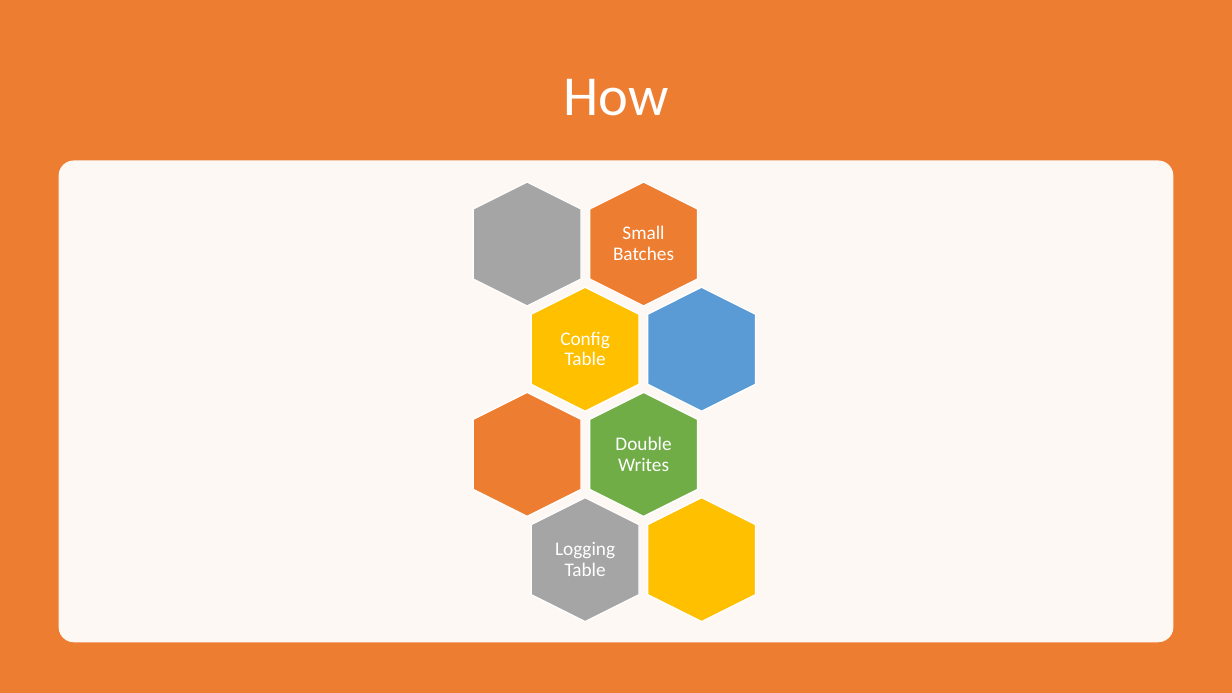
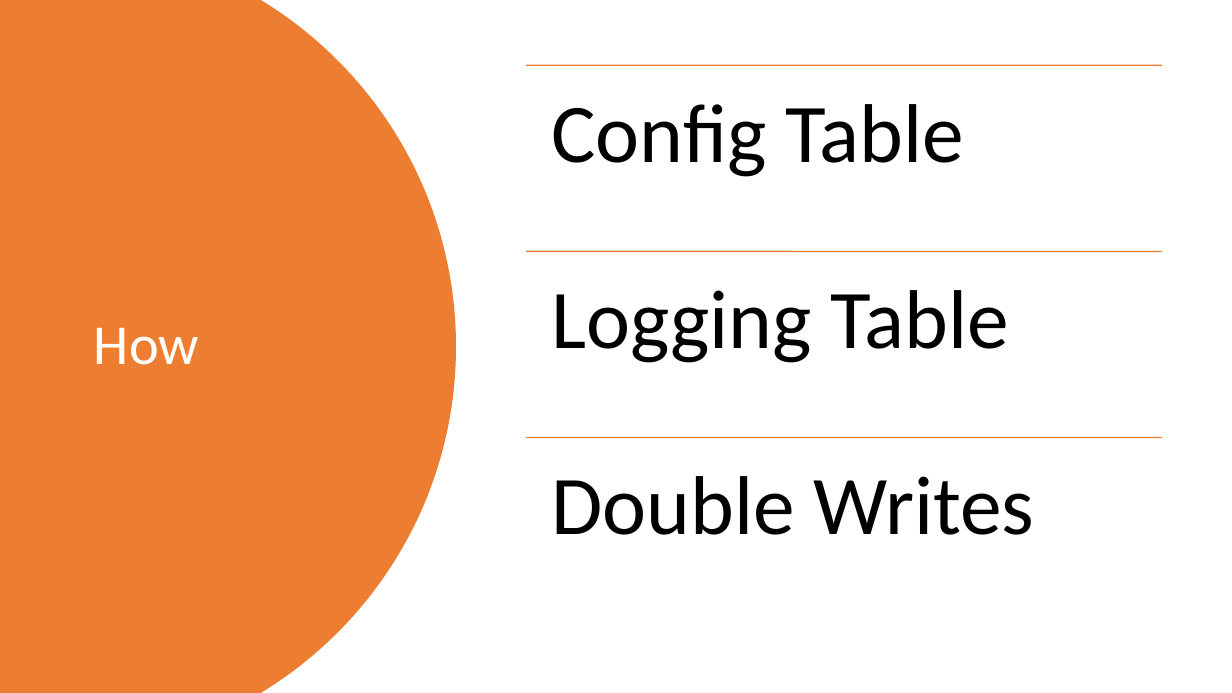
Before and after one commit to matt-gantz/online-migrations-demo, a slide deck: slide 6 of Zero-Downtime Data and Schema Migrations.pptx. Drawn at 1232x693 pixels with LibreOffice and Linux fonts; fonts in the diff are those of the drawing. Boxes give left, top, right and bottom in pixels: in the first picture for what was removed or moved away, otherwise in the second. Text is boxed around its words. In the diff, an @@ line names an element or a change of style, - is before the commit and + after.

```diff
--- a/Zero-Downtime Data and Schema Migrations.pptx
+++ b/Zero-Downtime Data and Schema Migrations.pptx
@@ rectangle removed at (0, 0, 1232, 693) @@
@@ freeform shape added at (0, 0, 456, 693), fill #ED7D31 @@
@@ title "How": place and size @@
-title "How" at (563, 78, 668, 116)
+title "How" at (94, 327, 199, 365)
@@ title "How" at (94, 327, 199, 365): alignment centre to left @@
@@ text "Config Table": place and size @@
-text "Config Table" at (560, 331, 610, 365)
+text "Config Table" at (551, 104, 963, 177)
@@ line added from (527, 66) to (1163, 66), #ED7D31 1 pt @@
@@ rounded rectangle removed at (58, 161, 1174, 642) @@
@@ size 15 to 65 pt, text colour #FFFFFF to #000000; alignment centre to left; more space between paragraphs; vertical alignment middle to top in 3 elements at (551, 476, 1035, 535), (551, 104, 963, 177), (551, 290, 1008, 363) @@
@@ text "Logging Table": place and size @@
-text "Logging Table" at (555, 542, 615, 576)
+text "Logging Table" at (551, 290, 1008, 363)
@@ line added from (527, 251) to (1163, 251), #ED7D31 1 pt @@
@@ text "Double Writes": place and size @@
-text "Double Writes" at (615, 436, 671, 471)
+text "Double Writes" at (551, 476, 1035, 535)
@@ line added from (527, 438) to (1163, 438), #ED7D31 1 pt @@
@@ group removed at (473, 183, 756, 622): 8 hexagons, 1 text @@
-Small Batches
```
Also in this commit, not shown: 2 other slides changed, 1 other file.
